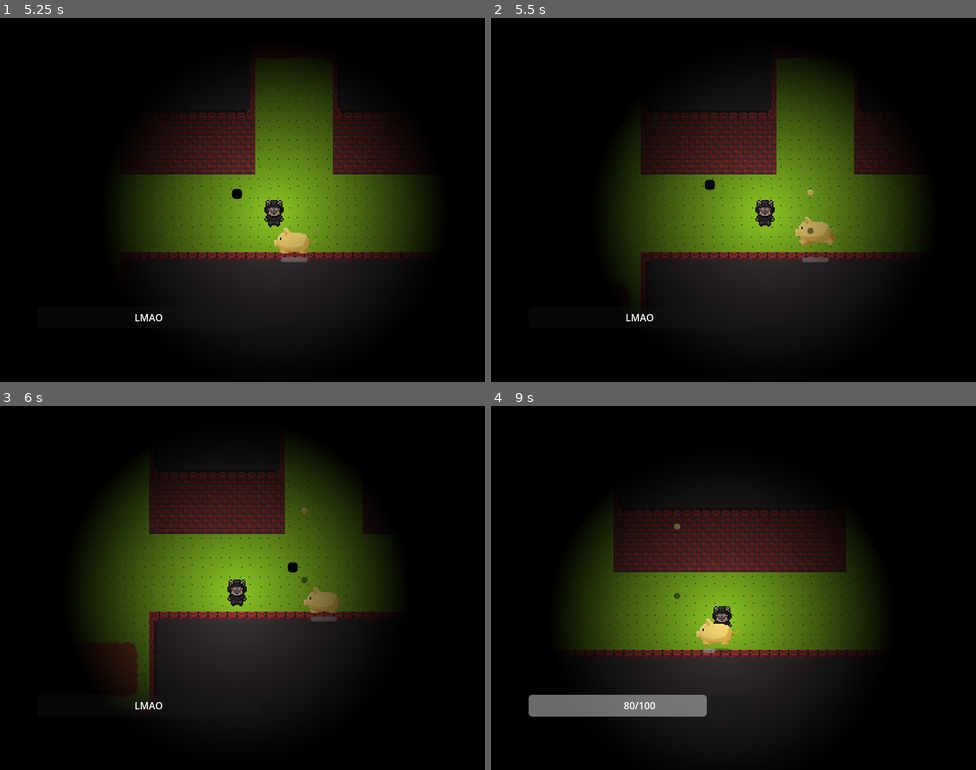
Above: before the commit, frames 1-4 (two rows, left to right).
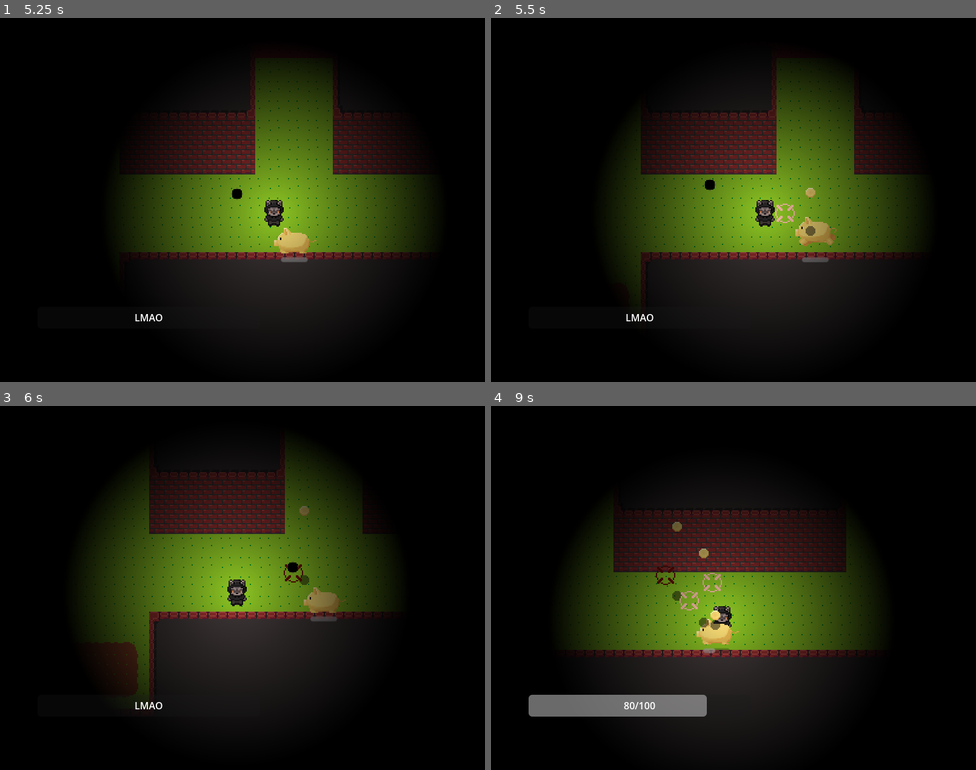
Above: after the commit, the same moments.

Repository: ygda-org/stock-strikers
Game: Godot game, scene res://main/startup_scene.tscn
Same seed, same stepped clock (60 frames per second), same inputs: the game is played once before the commit and once after it.
Inputs (mouse positions are in pixels of both pictures, inside the frame that each line leads up to):
- Up to frame 1 (5.25 s): tap Enter (ui_accept) at 0.5, 0.77, 1.25, 1.52, 2.75, 3.02, 3.77 s; move the mouse to (349, 181) at 0.52 s; hold D (move_right) 0.53-1.28 s; click (349, 181) at 0.6 s; move the mouse to (145, 218) at 1.27 s; hold S (move_down) 1.28-2.03 s; tap Shift (dodge) at 1.35, 3.6 s; click (145, 218) at 1.55 s; move the mouse to (291, 119) at 2.02 s; hold D (move_right) 2.03-2.78 s; click (291, 119) at 2.1 s; move the mouse to (218, 272) at 2.77 s; hold W (move_up) 2.78-3.53 s; click (218, 272) at 2.85 s; move the mouse to (388, 254) at 3.52 s; hold A (move_left) 3.53-4.25 s; click (388, 254) at 3.8 s; click "Start Game" at 4.25 s; move the mouse to (97, 145) at 5.02 s; hold A (move_left) from 5.03 s (still down); click (97, 145) at 5.1 s
- Up to frame 2 (5.5 s): keep holding A (move_left); tap Enter (ui_accept) at 5.27 s
- Up to frame 3 (6 s): move the mouse to (266, 588) at 5.77 s; release A (move_left) at 5.78 s; hold S (move_down) from 5.78 s (still down); click (266, 588) at 5.85 s
- Up to frame 4 (9 s): move the mouse to (660, 497) at 6.52 s; release S (move_down) at 6.53 s; hold D (move_right) 6.53-7.28 s; tap Shift (dodge) at 6.6, 8.85 s; tap Enter (ui_accept) at 6.77, 7.52, 8.27 s; click (660, 497) at 6.8 s; move the mouse to (840, 569) at 7.27 s; hold W (move_up) 7.28-8.03 s; click (840, 569) at 7.35 s; move the mouse to (636, 606) at 8.02 s; hold D (move_right) 8.03-8.78 s; click (636, 606) at 8.1 s; move the mouse to (782, 507) at 8.77 s; hold S (move_down) from 8.78 s (still down)

Frame 1 is identical in both runs. In frame 2, 0.1% of the frame differs, in the area x 58-67%, y 46-60%; in frame 3, 0.1%; in frame 4, 0.4%, in the area x 34-48%, y 31-62%.

Commit message:
piggybank stuff

Diff:
--- a/enemies/piggy_bank.gd
+++ b/enemies/piggy_bank.gd
@@ -11,7 +11,11 @@
 @onready var animated_sprite_2d: AnimatedSprite2D = $Anim
 @onready var marker: Marker2D = $Marker2D
 @onready var health_bar: ProgressBar = $HealthBar
+var rng = RandomNumberGenerator.new()
 var max_health := 30
+var barrage_times := 5
+var regular_times := 3
+var times := 0
 var current_health := 30
 var is_knockback:bool = false
 var is_stunned:bool = true
@@ -61,12 +65,25 @@
 func die():
 	is_stunned = true
 	queue_free()
-
+func shoot(target):
+	var bullet = BULLET.instantiate()
+	get_parent().add_child(bullet)
+	var bul_distance = target - marker.global_position
+	var bul_position = marker.global_position
+	bullet.initialize(bul_distance,bul_position,bullet_damage)
+	bullet.target = target
 func _on_timer_timeout() -> void:
-	if GameState.player:
-		var bullet = BULLET.instantiate()
-		get_parent().add_child(bullet)
-		var bul_distance = GameState.player.global_position - marker.global_position
-		var bul_position = marker.global_position
-		bullet.initialize(bul_distance,bul_position,bullet_damage)
-		bullet.target = GameState.player.global_position
+	if GameState.player and times < 3:
+		shoot(GameState.player.global_position)
+		times += 1
+		timer.start()
+		return
+	if GameState.player and times >= regular_times:
+		shoot(GameState.player.global_position)
+		await get_tree().create_timer(0.3).timeout
+		for i in barrage_times:
+			shoot(GameState.player.global_position + Vector2(rng.randf_range(-30,30),rng.randf_range(-30,30)))
+			await get_tree().create_timer(0.3).timeout
+		times = 0
+		timer.start()
+		return
--- a/enemies/piggy_bank.tscn
+++ b/enemies/piggy_bank.tscn
@@ -75,6 +75,7 @@
 shape = SubResource("RectangleShape2D_uri2p")
 
 [node name="Timer" type="Timer" parent="." unique_id=1607294646]
+one_shot = true
 
 [node name="Marker2D" type="Marker2D" parent="." unique_id=731618996]
 position = Vector2(-1, 0)
--- a/enemies/piggy_bullet/piggy_bullet.gd
+++ b/enemies/piggy_bullet/piggy_bullet.gd
@@ -8,10 +8,12 @@
 @export var acceleration:Vector2
 @onready var timer:Timer = $Timer
 const SHADOW = preload("uid://cieei6rv0memb")
+const EXPLOSION = preload("uid://cvtvn3pfuio1q")
+const MARK = preload("uid://bv5nn35mxxf8r")
 var shadow
 var initialized:bool = false
 var shot:bool = false
-const EXPLOSION = preload("uid://cvtvn3pfuio1q")
+
 var damage
 var g_delta:float
 
@@ -37,6 +39,10 @@
 	timer.wait_time = time
 	initialized = true
 func shoot(delta:float):
+	var mark = MARK.instantiate()
+	get_parent().add_child(mark)
+	mark.global_position = target
+	mark.flash(time)
 	var steps = time/delta
 	velocity.y = (distance.y)/time - 0.5*acceleration.y*delta*(steps-1)
 	velocity.x = distance.x/time
--- /dev/null
+++ b/enemies/piggy_bullet/piggy_mark.gd
@@ -0,0 +1,19 @@
+extends Node2D
+
+@onready var Anim:AnimatedSprite2D = $Anim
+var flashed: bool = false
+# Called when the node enters the scene tree for the first time.
+func _ready() -> void:
+	pass # Replace with function body.
+
+
+# Called every frame. 'delta' is the elapsed time since the previous frame.
+func _process(delta: float) -> void:
+	pass
+
+func flash(time:float):
+	flashed = true
+	Anim.speed_scale = (1.0/time)
+	Anim.play("flash")
+	await Anim.animation_finished
+	queue_free()
--- /dev/null
+++ b/enemies/piggy_bullet/piggy_mark.tscn
@@ -0,0 +1,63 @@
+[gd_scene format=3 uid="uid://bv5nn35mxxf8r"]
+
+[ext_resource type="Script" uid="uid://datmwiwy84ht" path="res://enemies/piggy_bullet/piggy_mark.gd" id="1_c267d"]
+[ext_resource type="Texture2D" uid="uid://br7y7wvn0mc1a" path="res://assets/enemies/piggybank/bullet/flash.png" id="2_888mb"]
+
+[sub_resource type="AtlasTexture" id="AtlasTexture_qj67y"]
+atlas = ExtResource("2_888mb")
+region = Rect2(16, 0, 16, 16)
+
+[sub_resource type="AtlasTexture" id="AtlasTexture_ljnfk"]
+atlas = ExtResource("2_888mb")
+region = Rect2(32, 0, 16, 16)
+
+[sub_resource type="AtlasTexture" id="AtlasTexture_i5632"]
+atlas = ExtResource("2_888mb")
+region = Rect2(0, 16, 16, 16)
+
+[sub_resource type="AtlasTexture" id="AtlasTexture_3ue72"]
+atlas = ExtResource("2_888mb")
+region = Rect2(16, 16, 16, 16)
+
+[sub_resource type="AtlasTexture" id="AtlasTexture_ulcdy"]
+atlas = ExtResource("2_888mb")
+region = Rect2(32, 16, 16, 16)
+
+[sub_resource type="AtlasTexture" id="AtlasTexture_odxja"]
+atlas = ExtResource("2_888mb")
+region = Rect2(0, 32, 16, 16)
+
+[sub_resource type="SpriteFrames" id="SpriteFrames_cap0s"]
+animations = [{
+"frames": [{
+"duration": 1.0,
+"texture": SubResource("AtlasTexture_qj67y")
+}, {
+"duration": 1.0,
+"texture": SubResource("AtlasTexture_ljnfk")
+}, {
+"duration": 1.0,
+"texture": SubResource("AtlasTexture_i5632")
+}, {
+"duration": 1.0,
+"texture": SubResource("AtlasTexture_3ue72")
+}, {
+"duration": 1.0,
+"texture": SubResource("AtlasTexture_ulcdy")
+}, {
+"duration": 1.0,
+"texture": SubResource("AtlasTexture_odxja")
+}],
+"loop": false,
+"name": &"flash",
+"speed": 6.0
+}]
+
+[node name="PiggyMark" type="Node2D" unique_id=335051012]
+script = ExtResource("1_c267d")
+
+[node name="Anim" type="AnimatedSprite2D" parent="." unique_id=2044171733]
+sprite_frames = SubResource("SpriteFrames_cap0s")
+animation = &"flash"
+frame = 5
+frame_progress = 1.0
Binary file changed: assets/enemies/piggybank/bullet/coin.png
Binary file added: assets/enemies/piggybank/bullet/flash.png
Not shown, added: assets/enemies/piggybank/bullet/flash.png.import
Not shown, added: enemies/piggy_bullet/piggy_mark.gd.uid
